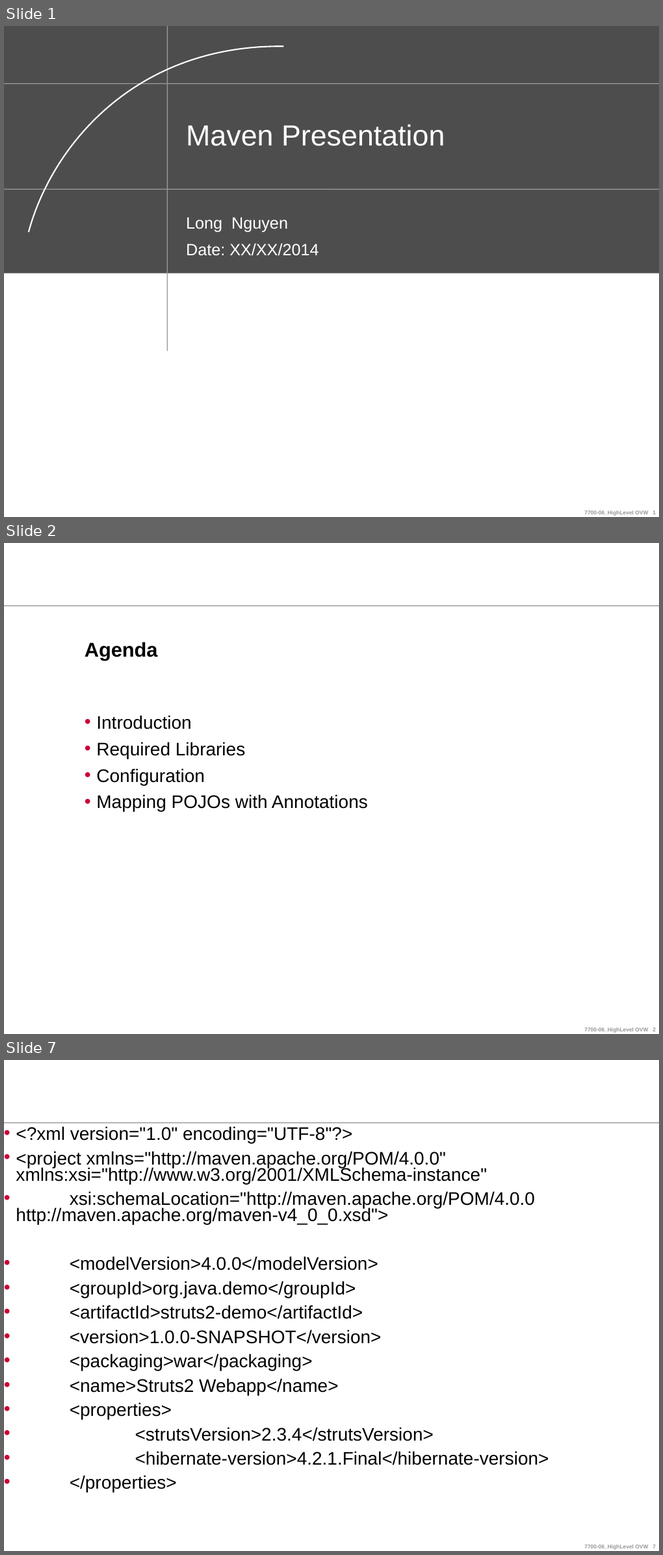
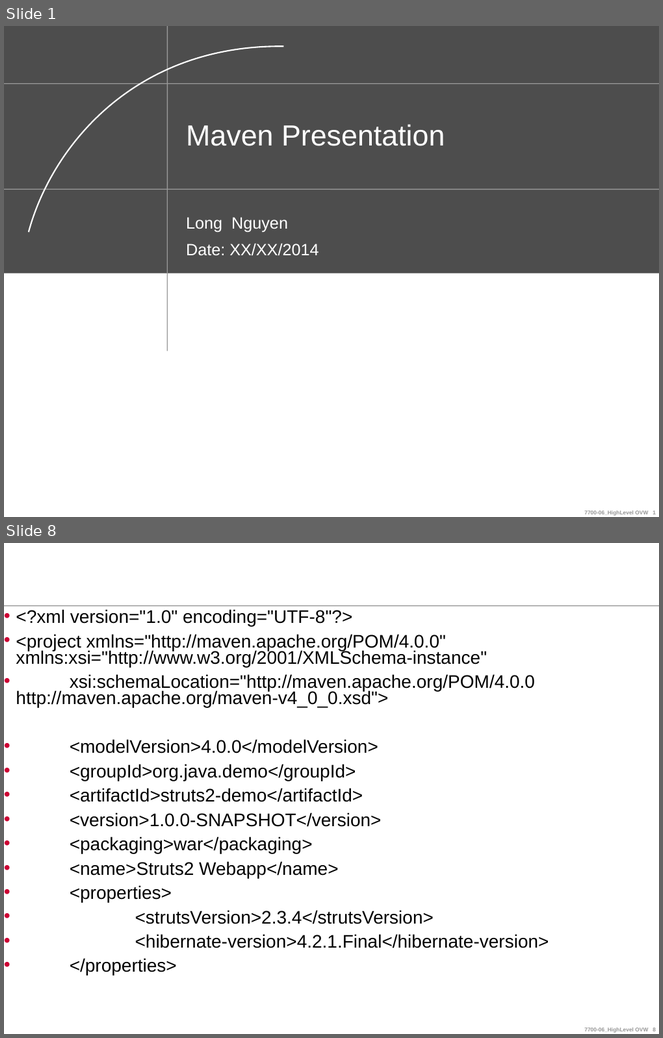
Before and after one commit to ndlongit/longnd-data, a slide deck: Document/Tutorial/[Presentation] Maven.ppt. Shown one above the other, each under a label of ours: slides 1, 2 and 7 before the commit, slides 1 and 8 after it; the slides between them are not shown. The pictures are 663x1555 and 663x1038 pixels, drawn with LibreOffice and Linux fonts; fonts in the diff are those of the drawing; background and template pictures are left out. Boxes give left, top, right and bottom in pixels: in the first picture for what was removed or moved away, otherwise in the second. Text is boxed around its words. In the diff, an @@ line names an element or a change of style, - is before the commit and + after.

```diff
--- a/Document/Tutorial/[Presentation] Maven.ppt
+++ b/Document/Tutorial/[Presentation] Maven.ppt
@@ slide 2 removed at (4,543,659,1034), background #FFFFFF; not listed: 2 template elements that a slide beside it also shows @@
@@ title removed at (85,642,158,661) @@
-Agenda
@@ text removed at (96,715,368,812) @@
-• Introduction
-• Required Libraries
-• Configuration
-• Mapping POJOs with Annotations
@@ what was slide 7 is now slide 8 @@
```
Also in this commit, not shown: 3 slides changed, 6 slides added, 1 other slide removed.
